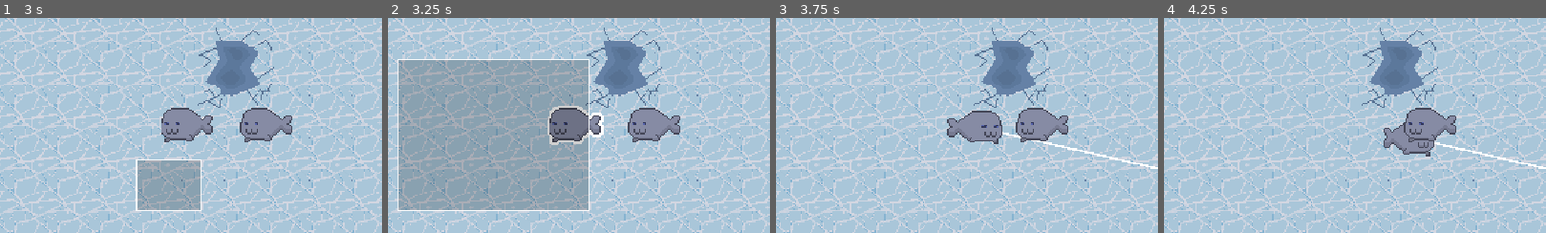
Above: before the commit, frames 1-4 (left to right).
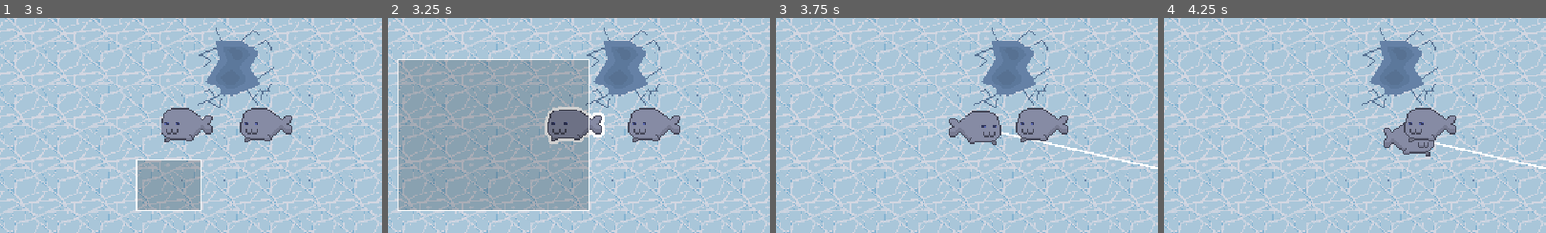
Above: after the commit, the same moments.

Repository: chamerlish/Collony-Sim
Game: Godot game, scene res://scenes/world.tscn
The game is run twice, just before and just after one commit, with the same random seed, the same clock (stepped at 60 frames per second) and the same inputs. Sound files missing from this copy of the repository are replaced by a short silence.
Inputs (mouse positions are % of the whole screen's width and height, from its top left):
- Up to frame 1 (3 s): tap Enter at 0.5, 2.75 s; move the mouse to (72, 45) at 0.52 s; press the mouse at (72, 45) at 0.53 s; release the mouse at (72, 45) at 1.25 s; tap Space at 1.25 s; drag from (30, 55) to (45, 70) at 1.27 s; move the mouse to (60, 28) at 2.02 s; press the mouse at (60, 28) at 2.03 s; release the mouse at (60, 28) at 2.75 s; drag from (45, 70) to (20, 35) at 2.77 s
- Up to frame 2 (3.25 s): no input
- Up to frame 3 (3.75 s): move the mouse to (80, 65) at 3.52 s; press the mouse at (80, 65) at 3.53 s
- Up to frame 4 (4.25 s): no input
The pictures show only the part of the screen within x 19-69%, y 25-75%; the shares and areas given below are measured in that part.

Frame 1 is identical in both runs. In frame 2, 0.6% of the frame differs, in the area x 41-57%, y 40-60%; in frame 3, 0.4%; in frame 4, nothing differs.

Commit message:
camera movements

Diff:
--- /dev/null
+++ b/scenes/utils/world_camera.tscn
@@ -0,0 +1,6 @@
+[gd_scene format=3 uid="uid://bc4a6j853qemj"]
+
+[ext_resource type="Script" uid="uid://dwoxj0krjfxkt" path="res://scripts/utils/world_camera.gd" id="1_ph2bl"]
+
+[node name="WorldCamera" type="Camera2D" unique_id=387235208]
+script = ExtResource("1_ph2bl")
--- a/scenes/world.tscn
+++ b/scenes/world.tscn
@@ -5,7 +5,8 @@
 [ext_resource type="Script" uid="uid://b4ek7lfn0qlru" path="res://scripts/minion_selector.gd" id="3_4wyf3"]
 [ext_resource type="PackedScene" uid="uid://cfs1p7wg27rnj" path="res://scenes/fishing_spot.tscn" id="3_71j4m"]
 [ext_resource type="PackedScene" uid="uid://cgw4lbhud21fd" path="res://scenes/UI/hud.tscn" id="5_71j4m"]
-[ext_resource type="PackedScene" uid="uid://cfuseyet5m58d" path="res://scenes/Utils/music_player.tscn" id="6_qfnet"]
+[ext_resource type="PackedScene" uid="uid://bc4a6j853qemj" path="res://scenes/utils/world_camera.tscn" id="6_7r4gi"]
+[ext_resource type="PackedScene" uid="uid://cfuseyet5m58d" path="res://scenes/utils/music_player.tscn" id="6_qfnet"]
 [ext_resource type="Script" uid="uid://c5jm11hwoyftc" path="res://resources/ost/ost_resource.gd" id="7_4mrxx"]
 [ext_resource type="Resource" uid="uid://blrm2qcfk0tdt" path="res://resources/ost/rats.tres" id="8_7r4gi"]
 
@@ -34,8 +35,6 @@
 [node name="minion2" parent="." unique_id=393651713 groups=["selectables"] instance=ExtResource("1_nnsk1")]
 position = Vector2(41, 0)
 
-[node name="Camera2D" type="Camera2D" parent="." unique_id=1884279158]
-
 [node name="FishingSpot" parent="." unique_id=1744906458 instance=ExtResource("3_71j4m")]
 position = Vector2(-2, -86)
 
@@ -48,6 +47,8 @@
 
 [node name="HUD" parent="." unique_id=811187789 instance=ExtResource("5_71j4m")]
 
+[node name="WorldCamera" parent="." unique_id=387235208 instance=ExtResource("6_7r4gi")]
+
 [node name="AudioListener2D" type="AudioListener2D" parent="." unique_id=1914247032]
 current = true
 
--- a/scripts/minion.gd
+++ b/scripts/minion.gd
@@ -24,14 +24,17 @@
 var current_using_spot: FishingSpot
 
 var selected: bool = false:
-	set(value):
-		if value:
+	set(new_selected):
+
+		if selected != new_selected:
+			_bounce()
+		if new_selected:
 			target_speed = MAX_SPEED / SPEED_DIVIDER
 			selection_outline.show()
 		else:
 			target_speed = MAX_SPEED
 			selection_outline.hide()
-		selected = value
+		selected = new_selected
 
 @onready var sprite: Sprite2D = $SpriteBundle/Sprite2D
 @onready var selection_outline: Sprite2D = $SpriteBundle/SelectionOutline
@@ -55,14 +58,12 @@
 
 		if mouse_position.distance_to(global_position) < 25:
 			selected = !selected
-			_bounce()
 			return
 
 		if selected:
 			target_position = mouse_position
 			current_state = characterState.WALKING
 			selected = false
-			_bounce()
 
 func free_fishing_spot() -> void:
 	current_using_spot = null
--- /dev/null
+++ b/scripts/utils/world_camera.gd
@@ -0,0 +1,24 @@
+extends Camera2D
+
+var is_dragging: bool
+
+var zoom_speed = 0.1
+
+var min_zoom: float = 0.5
+var max_zoom: float = 2.0
+
+func _input(event: InputEvent) -> void:
+	if event is InputEventMouseMotion and is_dragging:
+		global_position -= event.relative
+
+	if event is InputEventMouseButton:
+		if event.button_index == MOUSE_BUTTON_RIGHT:
+			is_dragging = event.is_pressed()
+
+		if event.button_index == MOUSE_BUTTON_WHEEL_UP:
+			zoom += Vector2.ONE * zoom_speed
+			zoom = zoom.clamp(Vector2.ONE * min_zoom, Vector2.ONE * max_zoom)
+
+		if event.button_index == MOUSE_BUTTON_WHEEL_DOWN:
+			zoom -= Vector2.ONE * zoom_speed
+			zoom = zoom.clamp(Vector2.ONE * min_zoom, Vector2.ONE * max_zoom)
Not shown, added: scripts/utils/world_camera.gd.uid
